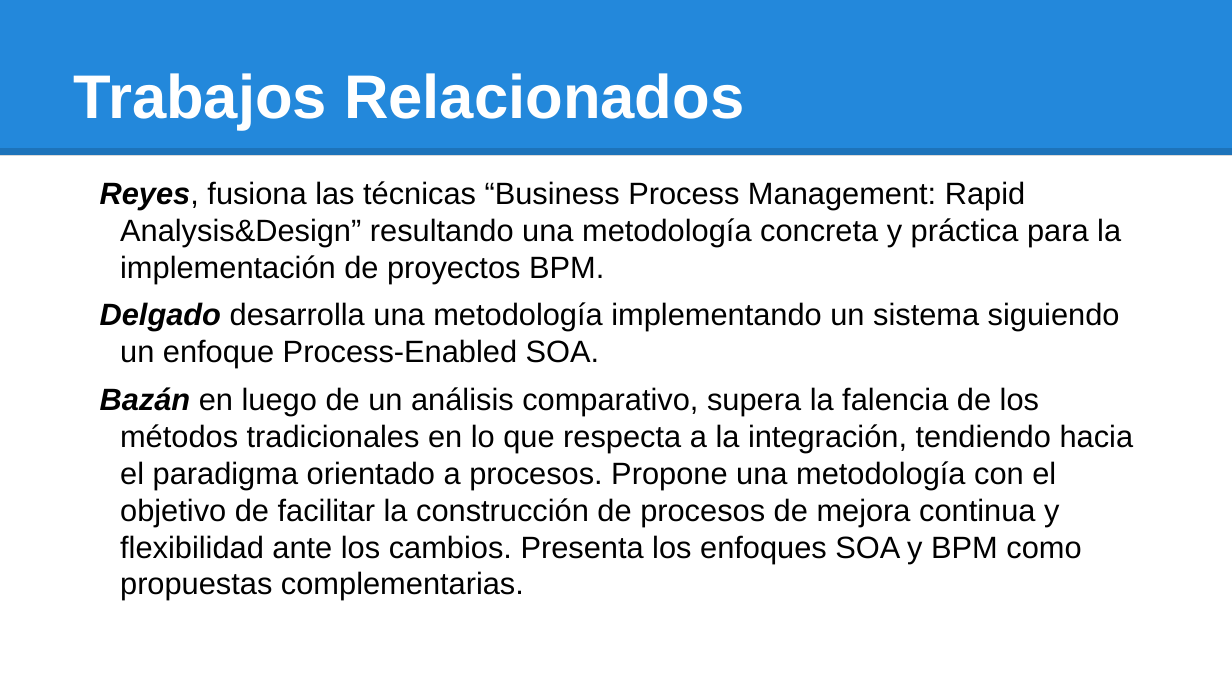
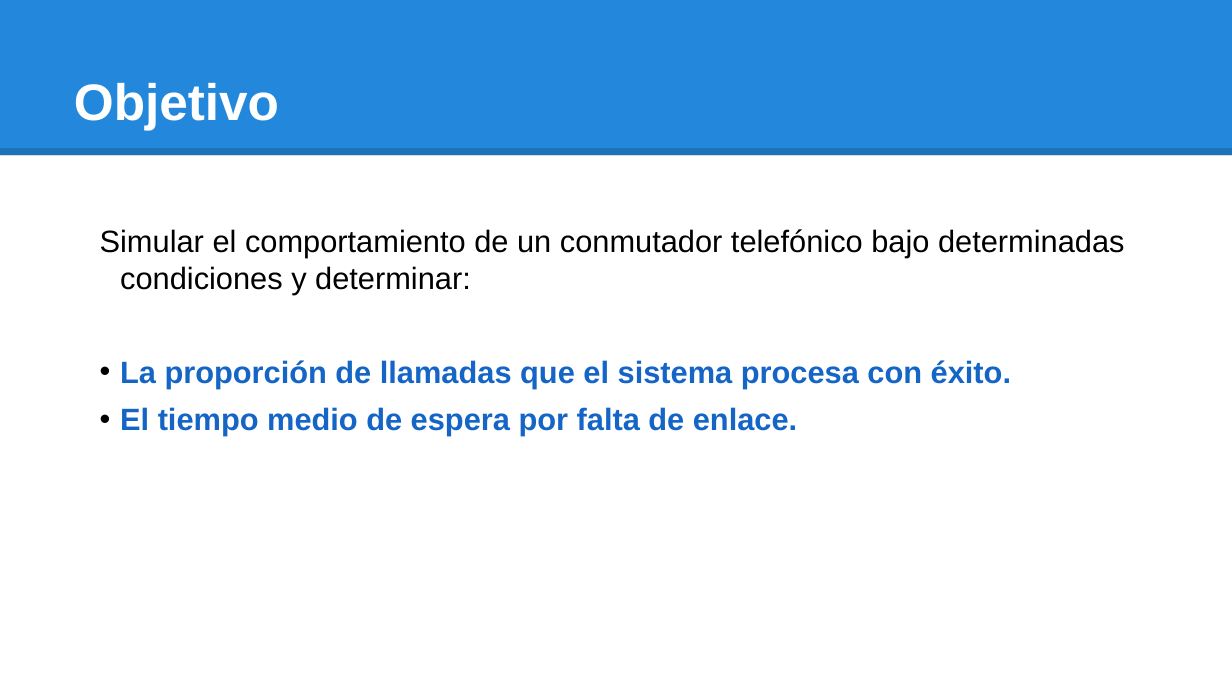
Before and after one commit to jampys/simulacion_informe, a slide deck: slide 3 of TF_SIMULACION_PRESENTACION.pptx. Drawn at 1232x693 pixels with LibreOffice and Linux fonts; fonts in the diff are those of the drawing. Boxes give left, top, right and bottom in pixels: in the first picture for what was removed or moved away, otherwise in the second. Text is boxed around its words. In the diff, an @@ line names an element or a change of style, - is before the commit and + after.

```diff
--- a/TF_SIMULACION_PRESENTACION.pptx
+++ b/TF_SIMULACION_PRESENTACION.pptx
@@ title at [74,82,279,130]: text changed; size 36 to 30 pt @@
-Trabajos Relacionados
+Objetivo
@@ text at [100,229,1125,436]: text changed; text colour #000000 to #1466C5; bold on @@
-Reyes, fusiona las técnicas “Business Process Management: Rapid Analysis&Design” resultando una metodología concreta y práctica para la implementación de proyectos BPM.
-Delgado desarrolla una metodología implementando un sistema siguiendo un enfoque Process-Enabled SOA.
-Bazán en luego de un análisis comparativo, supera la falencia de los métodos tradicionales en lo que respecta a la integración, tendiendo hacia el paradigma orientado a procesos. Propone una metodología con el objetivo de facilitar la construcción de procesos de mejora continua y flexibilidad ante los cambios. Presenta los enfoques SOA y BPM como propuestas complementarias.
+Simular el comportamiento de un conmutador telefónico bajo determinadas condiciones y determinar:
+• La proporción de llamadas que el sistema procesa con éxito.
+• El tiempo medio de espera por falta de enlace.
```
Also in this commit, not shown: 3 other slides changed, 25 slides added, 23 slides removed.
